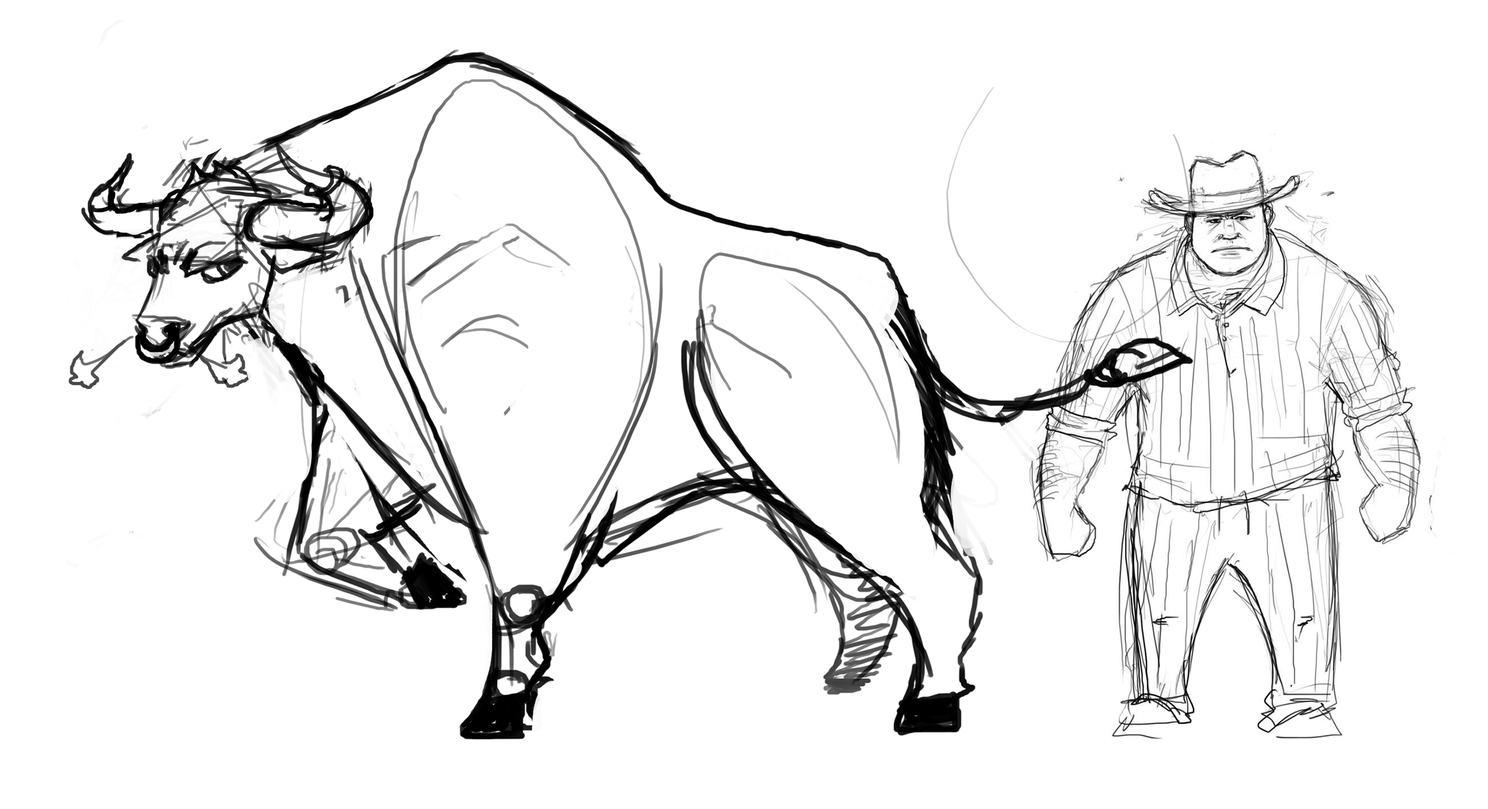
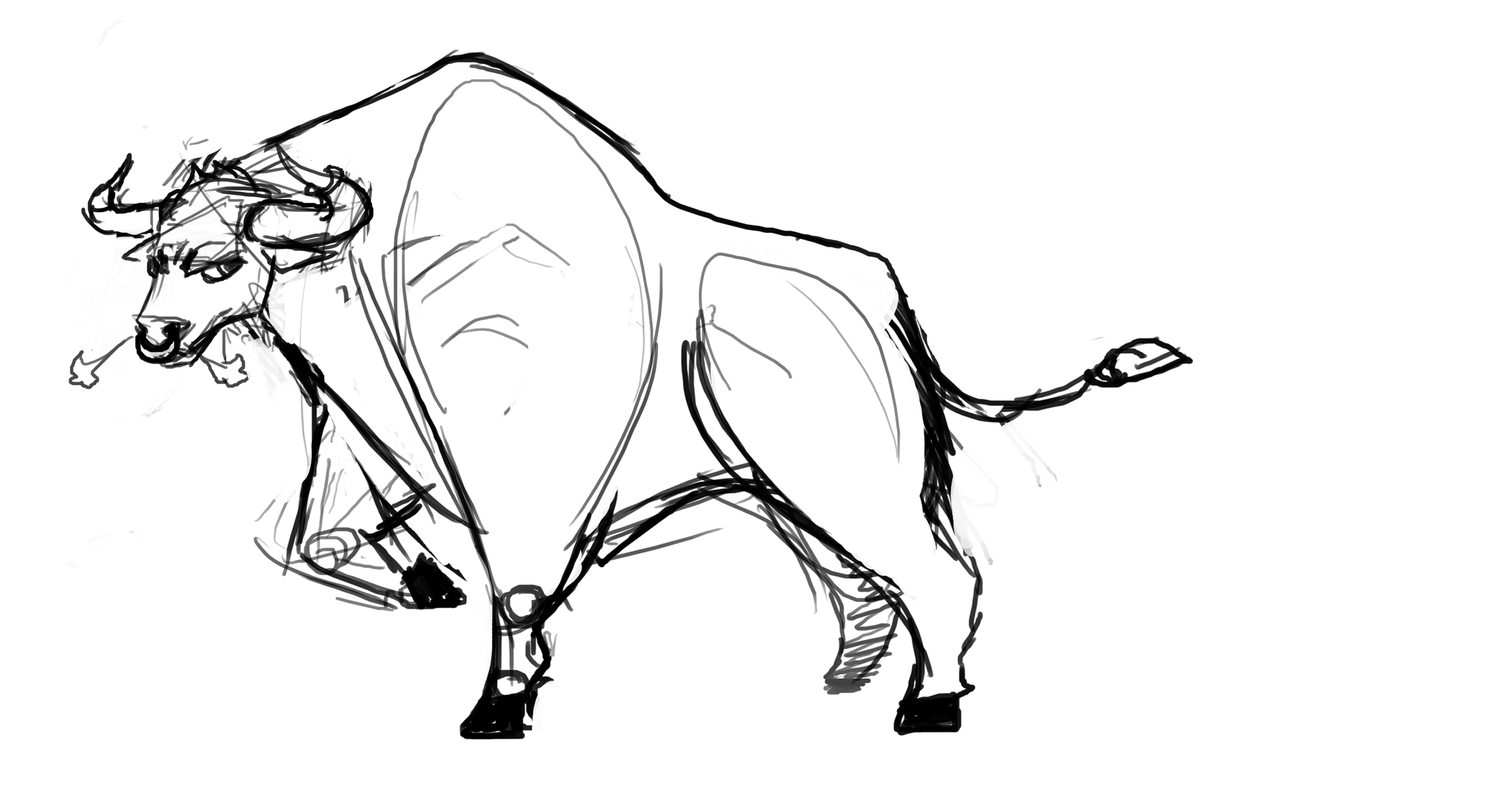
Before/after of a w=1488, h=809 layered artwork. What changed in the layer stack:
painted on "Layer 1" over [945, 86, 1191, 344]
removed layer "Layer 3" over [997, 133, 1455, 743]
